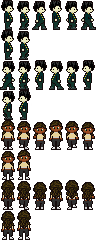
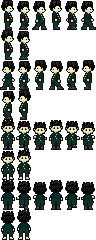
Comparing the layer stacks of the two 96x240 images. Changes:
painted on "hair" over (2, 180, 95, 230)
painted on "main_character" over (1, 120, 94, 237)
